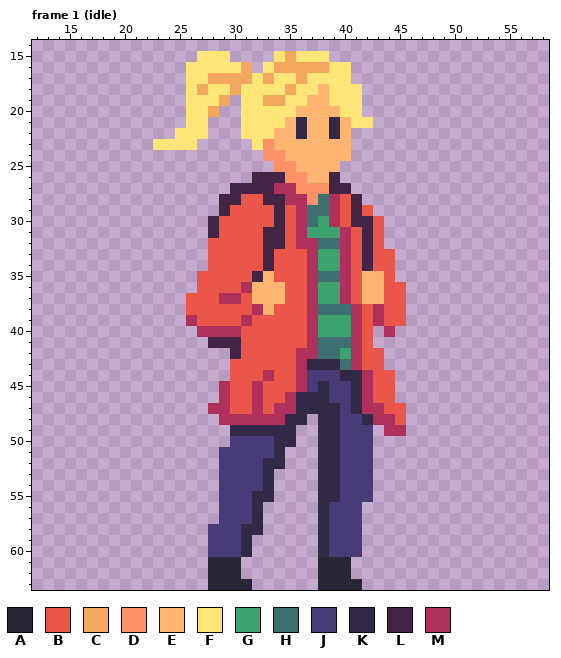
One commit to this pixel-art file: scenes/game/character/character.aseprite. Above: the version before the commit.
64x64 pixels, 17 frames. Shown: frame 1 (idle): x 12..58, y 14..63. The commit also changed other frames, which this record leaves out.
Visible layers, top first: "dirt" opacity 31%, "Player", "head", "Arm Front", "Chest", "Arm back", "leg front", "leg back".
Palette (. is transparent): A #272736  B #eb564b  C #f2a65e  D #ff9166  E #ffb570  F #ffe478  G #3ca370  H #3d6e70  J #473b78  K #322947  L #422445  M #b0305c
Pixels before, frame 1 (idle), first column x 23:
15 ....FFF....FCFFF.......
16 ...FFFFFC.FCCCCCFF.....
17 ...FFCCCCFCFFCFFFF.....
18 ...FCFFCFFFFCFFEFFF....
19 ...FFFC.FFCCFFEEFFF....
20 ...FFC..FFFFFEEEEFF....
21 ...FF...FFFFEKEEKEFF...
22 ..FFF...FFFEEKEEKE.....
23 FFFF.....FDEEEEEEE.....
24 ..........DDEEEEEE.....
25 ...........DDEEEE......
26 .........LLLDDEEL......
27 .......LLLLMMDDDLL.....
28 ......LLBBLLMMDHMBL....
29 ......LBBBBLBMHHMBLB...
30 .....LBBBBBLBMHGMBLLB..
31 .....LBBBBLLBMGGGMBLB..
32 .....BBBBBLLBMMHHMBLB..
33 .....BBBBBLBBBMGGMBLBB.
34 .....BBBBBLBBBMGGMBLBB.
35 ....BBBBBLEBBBMHHMBEEB.
36 ....BBBBMEEEBBMGGMBEEBB
37 ...BBBMMBEEEBBMGGMBEEBB
38 ...BBBBBBMEBBBMHHHMBMBB
39 ...MBBBBMBBBBBMGGGMBMBB
40 ....MMMMBBBBBBMGGGMB.M.
41 .....LLLBBBBBBMHHHMB...
42 .......LBBBBBMMHHGMBB..
43 .......BBBBBBMKKKHMBB..
44 .......BBBMBBMJJJKKMBB.
45 ......MBBMBBBMJKJJKMBB.
46 ......MBBMBBMKKKJJKMBB.
47 .....MMBBMBMMKKKKJKMMBB
48 ......MMMMMMKK.KKJJKMMB
49 .......KKKKKK..KKJJJ.MM
50 .......JJJJKK..KKJJJ...
51 ......JJJJJK...KKJJJ...
52 ......JJJJKK...KKJJJ...
53 ......JJJJK....KKJJJ...
54 ......JJJJK....KKJJJ...
55 ......JJJKK....KKJJJ...
56 ......JJJK.....KJJJ....
57 ......JJJK.....KJJJ....
58 .....JJJKK.....KJJJ....
59 .....JJJK......KJJJ....
60 .....JJJK......KJJJ....
61 .....AAA.......AAA.....
62 .....AAA.......AAA.....
63 .....AAAA......AAAA....
Once edited:
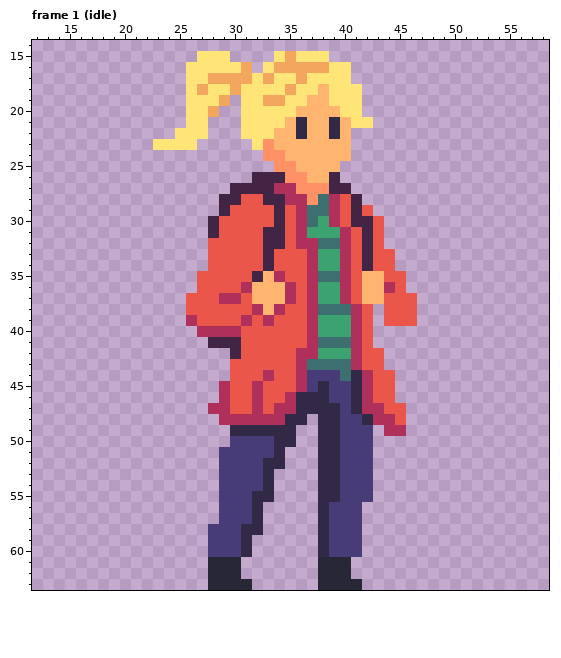
The exact change:
Frame 1 (idle), layer "Player":
Colour B is added in row 35 at x 45; in rows 37 to 39 at x 46.
Colour G replaces colour H in row 42 at x 38 to 39.
Colour H replaces colour K in row 43 at x 37 to 39; in row 44 at x 40.
Colour M replaces colour B in row 35 at x 34; in row 36 at x 35 and 44; in row 37 at x 35; in row 38 at x 34; in row 39 at x 33.
Colour M is gone in rows 38 to 39 at x 43; in row 40 at x 44.
Boxes around the changes in both pictures, in picture pixels (x1, y1, x2, y2):
changed: (263, 271, 417, 381)
